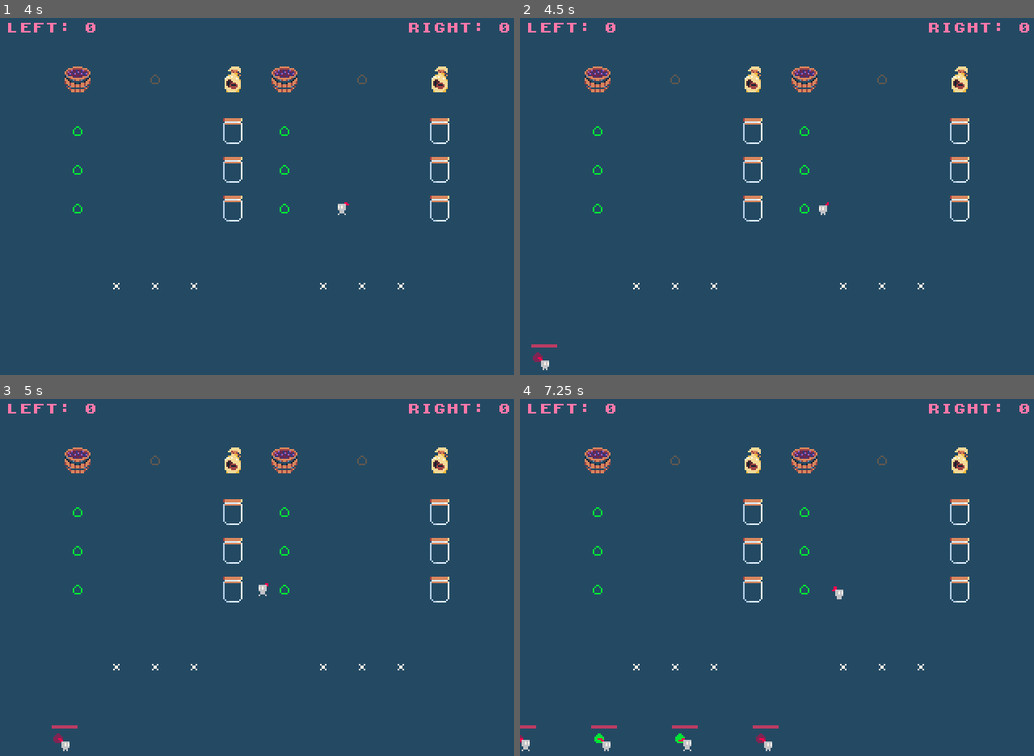
Above: before the commit, frames 1-4 (two rows, left to right).
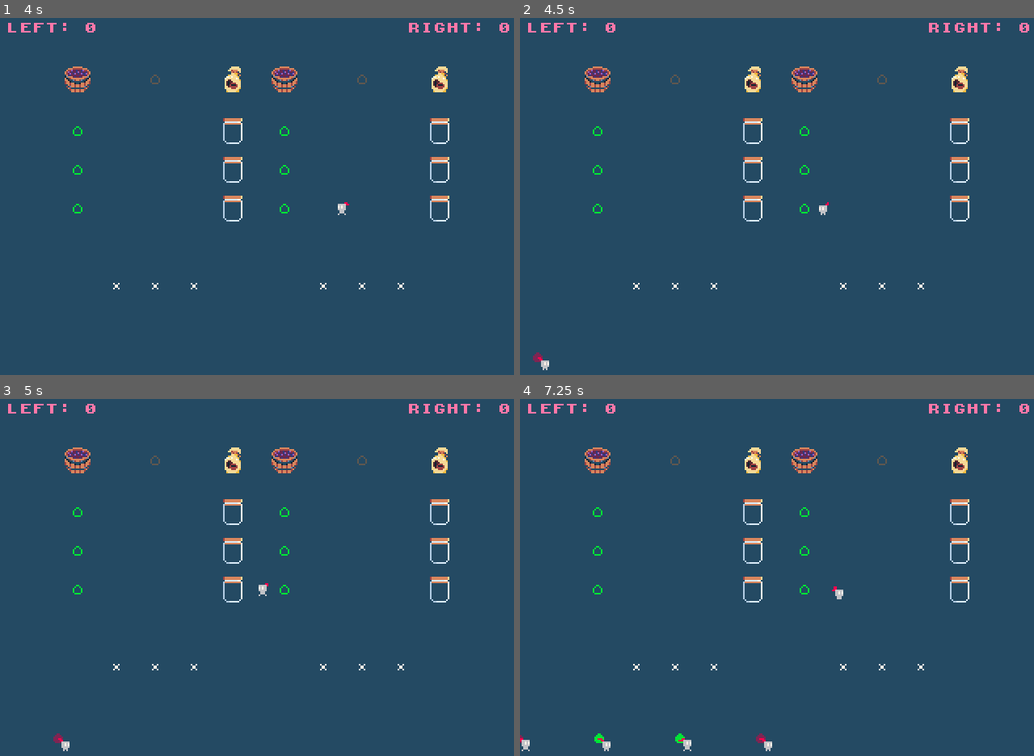
Above: after the commit, the same moments.

Repository: nikolawhallon/over-brewed
Game: Godot game, scene res://scenes/arena.tscn
Same seed, same stepped clock (60 frames per second), same inputs: the game is played once before the commit and once after it. This scene is started directly instead of the project's main scene.
Inputs:
- Up to frame 1 (4 s): tap Enter at 0.5 s; hold Right 0.53-1.28 s; tap C (connect) at 0.6 s; tap Space at 0.77, 1.52, 3.02, 3.77 s; hold Down 1.28-2.03 s; tap H (host) at 1.35 s; hold Right 2.03-2.78 s; tap L (leave) at 2.1 s; hold Up 2.78-3.53 s; tap Q (queue) at 2.85 s; hold Left from 3.53 s (still down); tap S (solo) at 3.6 s
- Up to frame 2 (4.5 s): keep holding Left; tap C (connect) at 4.35 s
- Up to frame 3 (5 s): keep holding Left; tap Space at 4.52 s
- Up to frame 4 (7.25 s): release Left at 5.03 s; hold Down 5.03-5.78 s; tap H (host) at 5.1 s; hold Right 5.78-6.53 s; tap L (leave) at 5.85 s; tap Space at 6.02, 6.77 s; hold Up from 6.53 s (still down); tap Q (queue) at 6.6 s

Frame 1 is identical in both runs. In frame 2, less than 0.1% of the frame differs, in the area x 2-8%, y 91-93%; in frame 3, less than 0.1%; in frame 4, 0.2%, in the area x 0-51%, y 91-93%.
Error in both runs: Attempt to call function 'get_peer_ids_for_match' in base 'null instance' on a null instance. (res://scenes/helpers/match_visibility.gd:14)

Commit message:
fixed customer wait timer maybe

Diff:
--- a/scenes/customer.gd
+++ b/scenes/customer.gd
@@ -34,6 +34,15 @@
 		$Coffee.visible = false
 		$Wine.visible = false
 
+	if state == State.WAITING:
+		if $WaitTimer.is_stopped():
+			$WaitTimer.start()
+		$TimerProgress.visible = true
+		var progress = (1.0 - $WaitTimer.time_left / $WaitTimer.wait_time) * 100
+		$TimerProgress.value = progress
+	else:
+		$TimerProgress.visible = false
+
 	if direction != Vector2.ZERO:
 		$AnimatedSprite2D.play("move")
 	else:
@@ -55,7 +64,7 @@
 
 		if global_position.distance_to(target) < 8:
 			target = null
-			$WaitTimer.start(randi_range(30, 60))
+			$WaitTimer.wait_time = randi_range(30, 60)
 			state = State.WAITING
 	else:
 		direction = Vector2.ZERO
